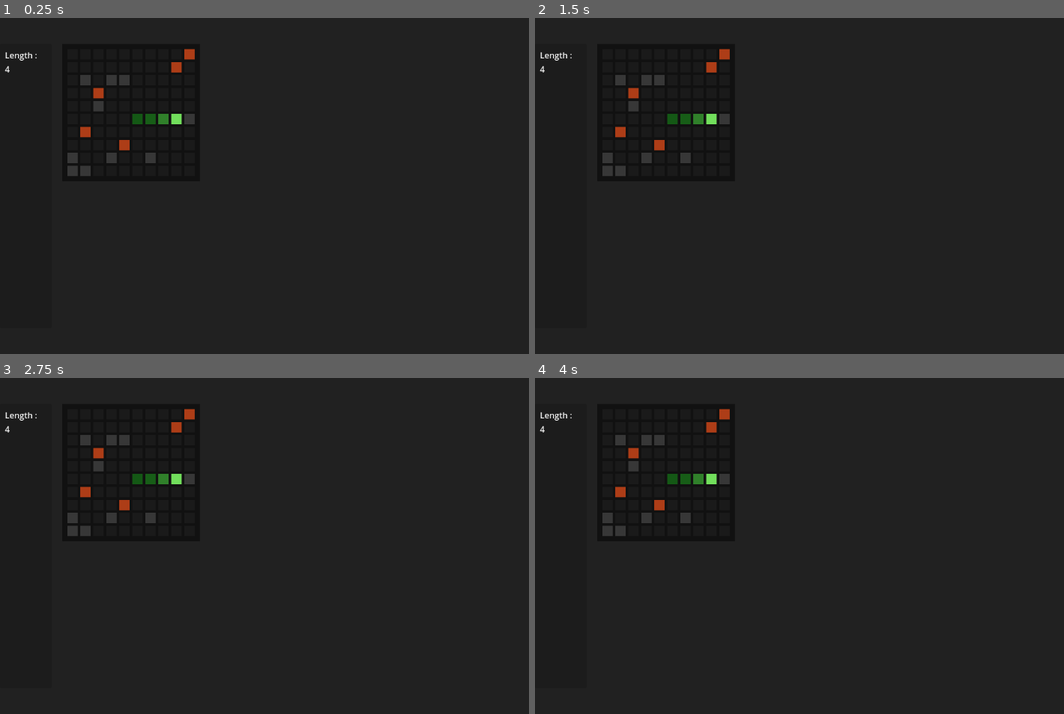
Above: before the commit, frames 1-4 (two rows, left to right).
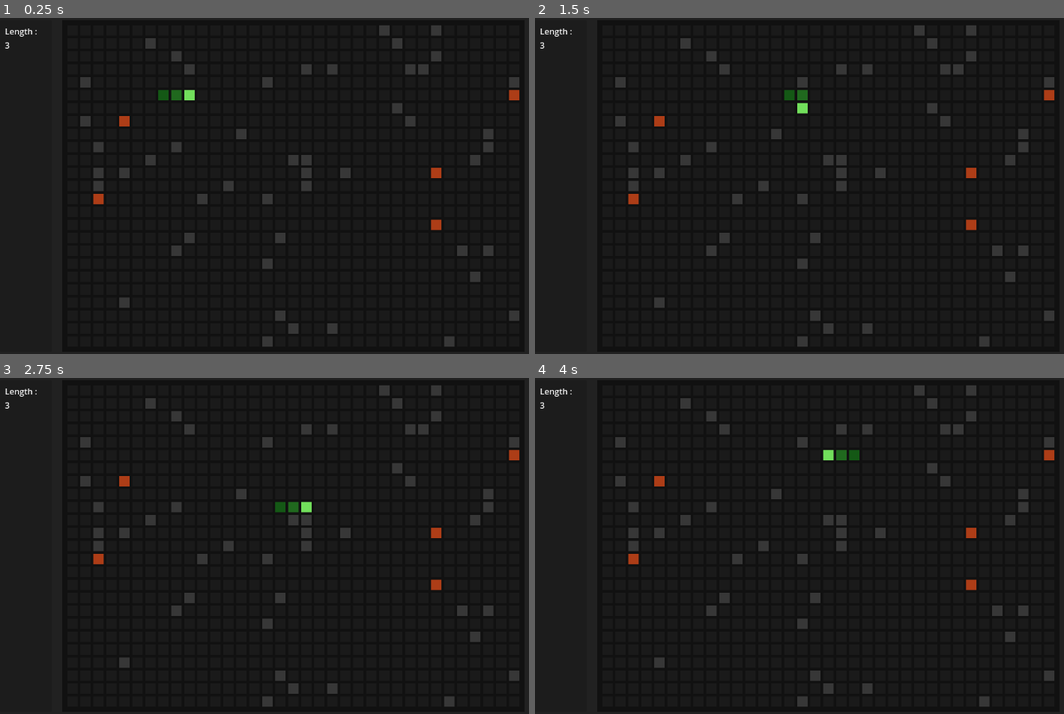
Above: after the commit, the same moments.

Repository: emecdelam/multiplayer_snake
Game: Godot game, scene res://scenes/main_game.tscn
The game is run twice, just before and just after one commit, with the same random seed, the same clock (stepped at 60 frames per second) and the same inputs.
Inputs:
- Up to frame 1 (0.25 s): no input
- Up to frame 2 (1.5 s): hold Right (move_right) 0.53-1.28 s; hold Down (move_down) from 1.28 s (still down)
- Up to frame 3 (2.75 s): release Down (move_down) at 2.03 s; hold Right (move_right) from 2.03 s (still down)
- Up to frame 4 (4 s): release Right (move_right) at 2.78 s; hold Up (move_up) 2.78-3.53 s; hold Left (move_left) from 3.53 s (still down)

The runs differ from the first frame. In frame 1, 2.2% of the frame differs, in the area x 0-99%, y 3-64%; in frame 2, 2.2%; in frame 3, 2.2%; in frame 4, 2.2%.

Commit message:
fixing wrng var for main game

Diff:
--- a/scripts/main_game.gd
+++ b/scripts/main_game.gd
@@ -5,12 +5,12 @@
 #--------------------------------------
 @export var cell_size: Vector2 = Vector2(20, 20)
 @export var border_size: Vector2 = Vector2(5, 5)
-@export var number_cell_x: int = 10
-@export var number_cell_y: int = 10
+@export var number_cell_x: int = 35
+@export var number_cell_y: int = 25
 @export var human_game: bool = true
 @export var players: Array[Player]
 @export var number_fruits: int = 5
-@export var number_walls: int = 10
+@export var number_walls: int = 50
 @export var player_length: int = 3
 #--------------------------------------
 # ONREADY
